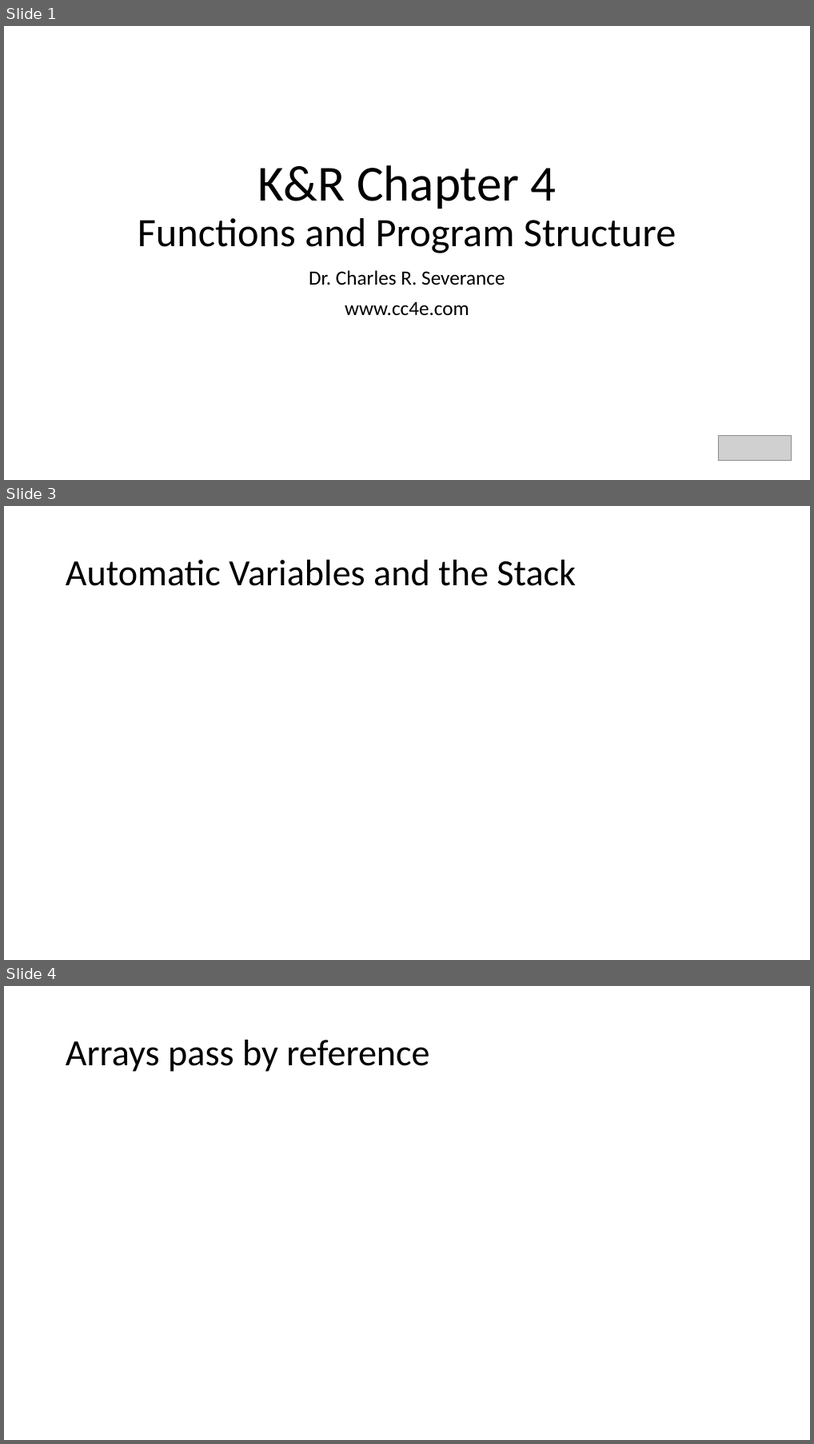
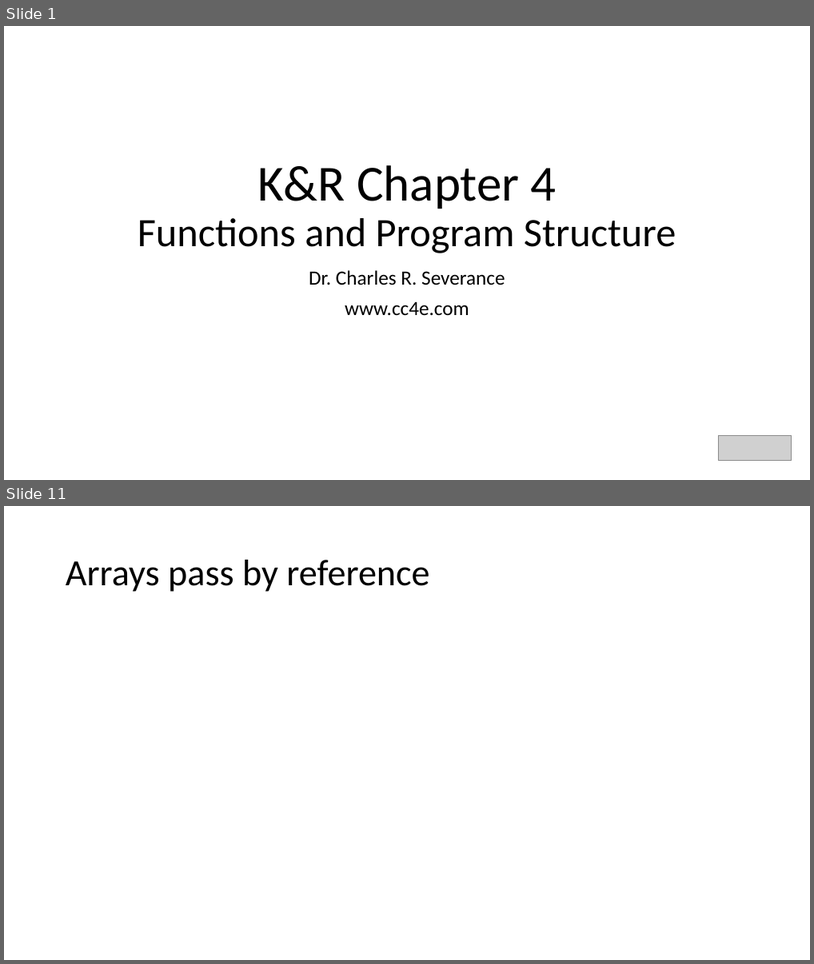
Before and after one commit to csev/cc4e, a slide deck: lectures/KR-4.pptx. Shown one above the other, each under a label of ours: slides 1, 3 and 4 before the commit, slides 1 and 11 after it; the slides between them are not shown. The pictures are 814x1444 and 814x964 pixels, drawn with LibreOffice and Linux fonts; fonts in the diff are those of the drawing; grey boxes stand for pictures. Boxes give left, top, right and bottom in pixels: in the first picture for what was removed or moved away, otherwise in the second. Text is boxed around its words. In the diff, an @@ line names an element or a change of style, - is before the commit and + after.

```diff
--- a/lectures/KR-4.pptx
+++ b/lectures/KR-4.pptx
@@ slide 3 removed at [4,506,810,960], background #FFFFFF @@
@@ title removed at [66,560,576,586] @@
-Automatic Variables and the Stack
@@ what was slide 4 is now slide 11 @@
```
Also in this commit, not shown: 1 slide changed, 8 slides added, 6 other files.
